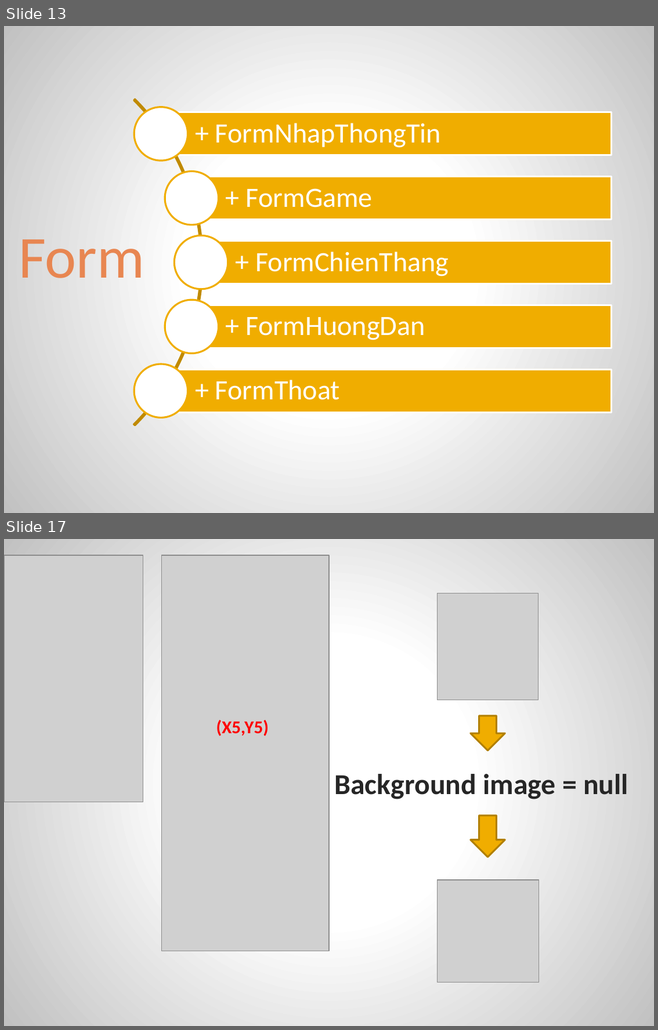
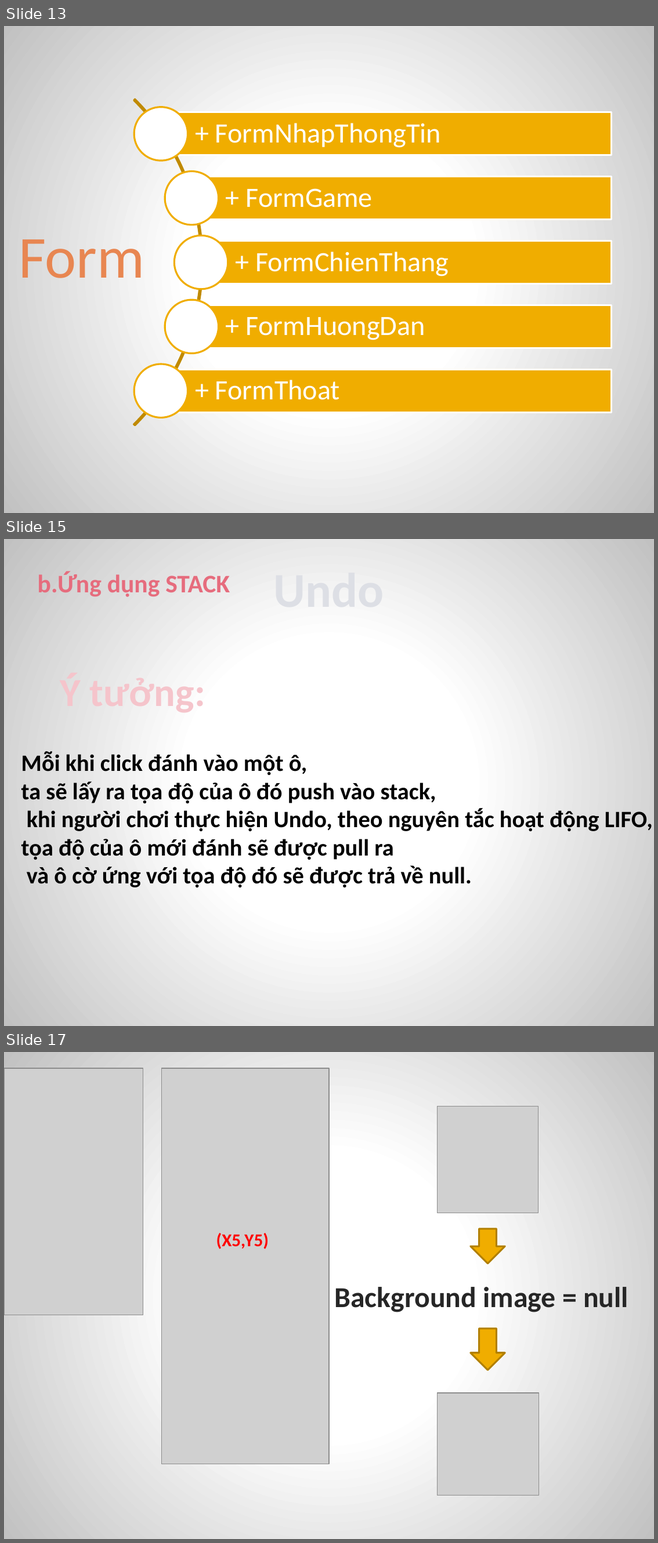
Before and after one commit to MrXiX/CARO-2-NGUOI, a slide deck: doancarohki1819.pptx. Shown one above the other, each under a label of ours: slides 13 and 17 before the commit, slides 13, 15 and 17 after it; the slides between them are not shown. The pictures are 658x1030 and 658x1543 pixels, drawn with LibreOffice and Linux fonts; fonts in the diff are those of the drawing; grey boxes stand for pictures. Boxes give left, top, right and bottom in pixels: in the first picture for what was removed or moved away, otherwise in the second. Text is boxed around its words. In the diff, an @@ line names an element or a change of style, - is before the commit and + after.

```diff
--- a/doancarohki1819.pptx
+++ b/doancarohki1819.pptx
@@ slide 15 added at (4, 539, 654, 1026), background gradient #FFFFFF to #C1C1C1 @@
@@ text added at (38, 571, 230, 597), 28 pt, text #E66C7D, bold @@
+b.Ứng dụng STACK
@@ text added at (90, 669, 205, 717), 44 pt, text pattern #E66C7D on #F5C4CB, bold @@
+Ý tưởng:
@@ text added at (21, 751, 652, 888), 26 pt, text #000000, bold @@
+Mỗi khi click đánh vào một ô,
+ta sẽ lấy ra tọa độ của ô đó push vào stack,
+khi người chơi thực hiện Undo, theo nguyên tắc hoạt động LIFO,
+tọa độ của ô mới đánh sẽ được pull ra
+và ô cờ ứng với tọa độ đó sẽ được trả về null.
```
Also in this commit, not shown: 7 slides changed, 6 other slides added, 6 slides removed, 2 other files.
